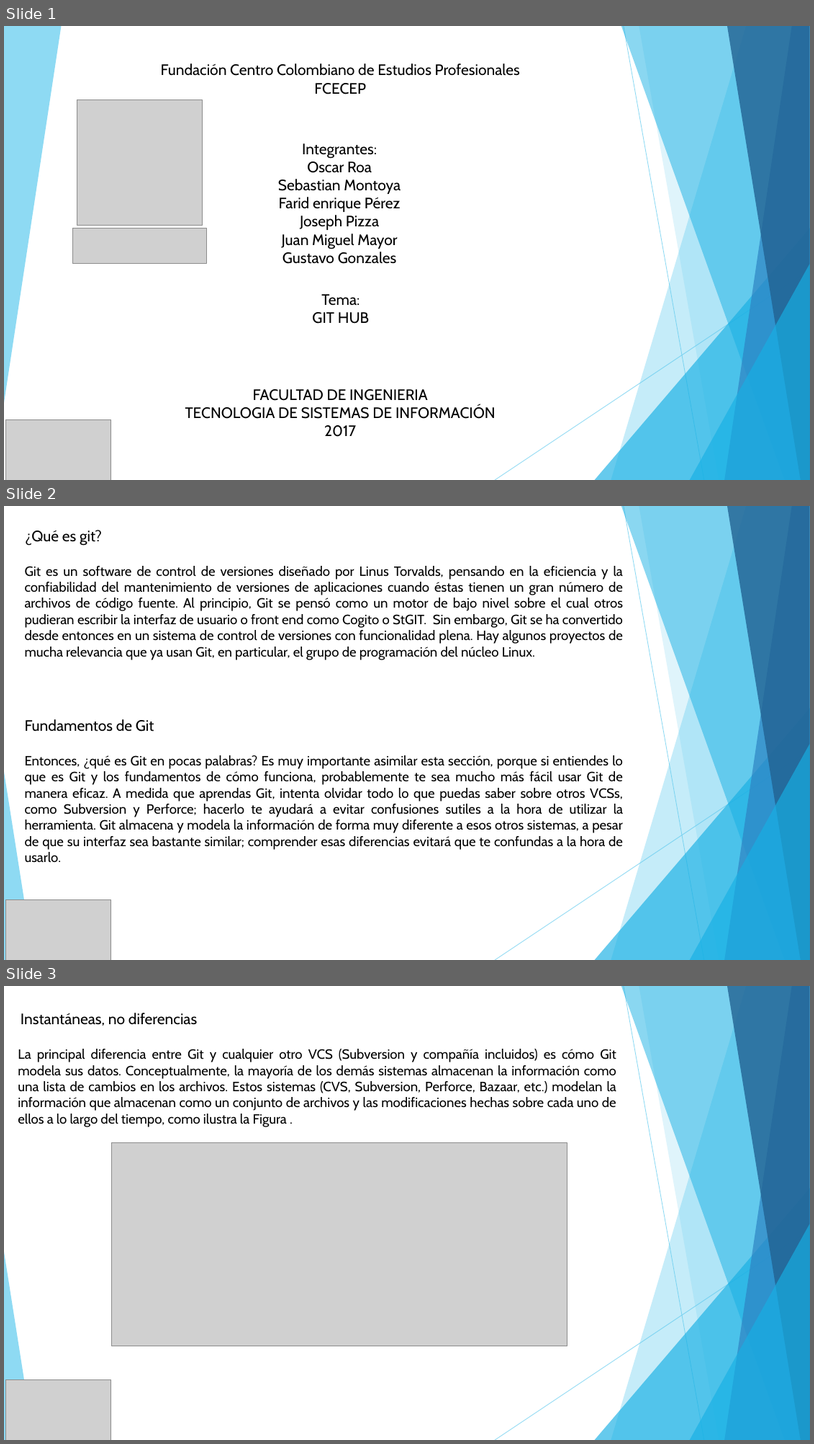
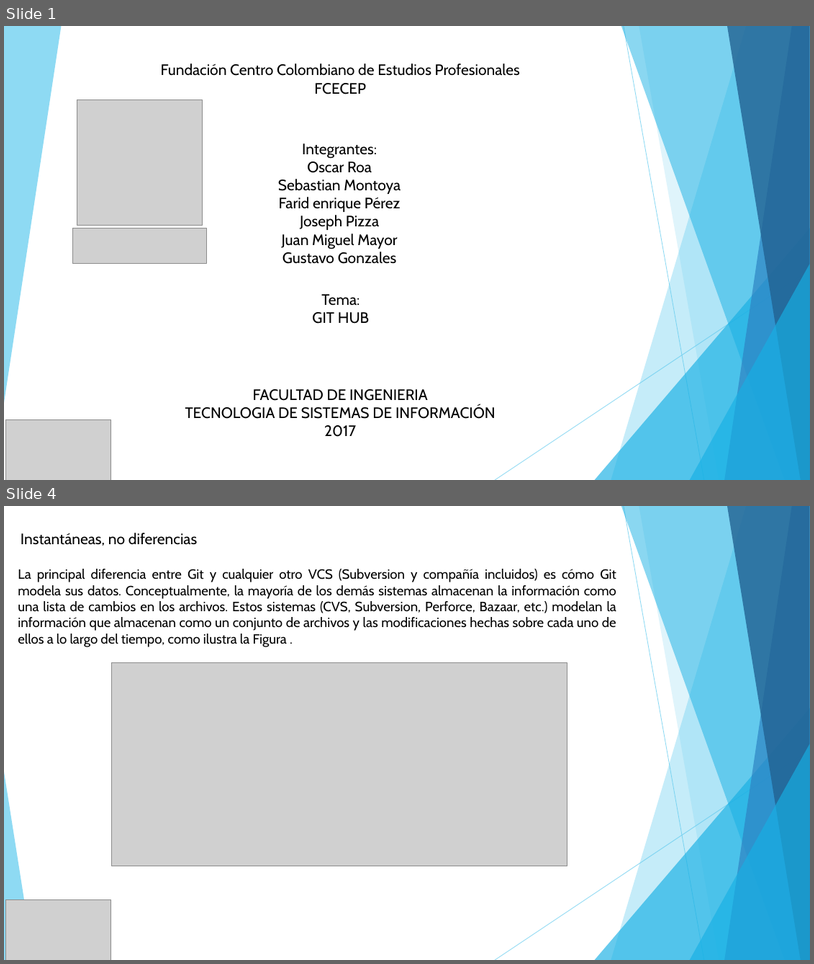
Before and after one commit to JosephDeveloper/Proyecto, a slide deck: Informes Y Presentaciones/Presentacion git.pptx. Shown one above the other, each under a label of ours: slides 1, 2 and 3 before the commit, slides 1 and 4 after it; the slides between them are not shown. The pictures are 814x1444 and 814x964 pixels, drawn with LibreOffice and Linux fonts; fonts in the diff are those of the drawing; grey boxes stand for pictures. Boxes give left, top, right and bottom in pixels: in the first picture for what was removed or moved away, otherwise in the second. Text is boxed around its words. In the diff, an @@ line names an element or a change of style, - is before the commit and + after.

```diff
--- a/Informes Y Presentaciones/Presentacion git.pptx
+++ b/Informes Y Presentaciones/Presentacion git.pptx
@@ slide 2 removed at (4, 506, 810, 960), background #FFFFFF; not listed: 10 template elements that a slide beside it also shows @@
@@ text removed at (25, 530, 102, 546) @@
-¿Qué es git?
@@ text removed at (25, 566, 623, 660) @@
-Git es un software de control de versiones diseñado por Linus Torvalds, pensando en la eficiencia y la confiabilidad del mantenimiento de versiones de aplicaciones cuando éstas tienen un gran número de archivos de código fuente. Al principio, Git se pensó como un motor de bajo nivel sobre el cual otros pudieran escribir la interfaz de usuario o front end como Cogito o StGIT. Sin embargo, Git se ha convertido desde entonces en un sistema de control de versiones con funcionalidad plena. Hay algunos proyectos de mucha relevancia que ya usan Git, en particular, el grupo de programación del núcleo Linux.
@@ text removed at (25, 719, 154, 731) @@
-Fundamentos de Git
@@ text removed at (25, 755, 623, 862) @@
-Entonces, ¿qué es Git en pocas palabras? Es muy importante asimilar esta sección, porque si entiendes lo que es Git y los fundamentos de cómo funciona, probablemente te sea mucho más fácil usar Git de manera eficaz. A medida que aprendas Git, intenta olvidar todo lo que puedas saber sobre otros VCSs, como Subversion y Perforce; hacerlo te ayudará a evitar confusiones sutiles a la hora de utilizar la herramienta. Git almacena y modela la información de forma muy diferente a esos otros sistemas, a pesar de que su interfaz sea bastante similar; comprender esas diferencias evitará que te confundas a la hora de usarlo.
@@ picture removed at (6, 899, 111, 960) @@
@@ what was slide 3 is now slide 4 @@
```
Also in this commit, not shown: 2 slides added.
